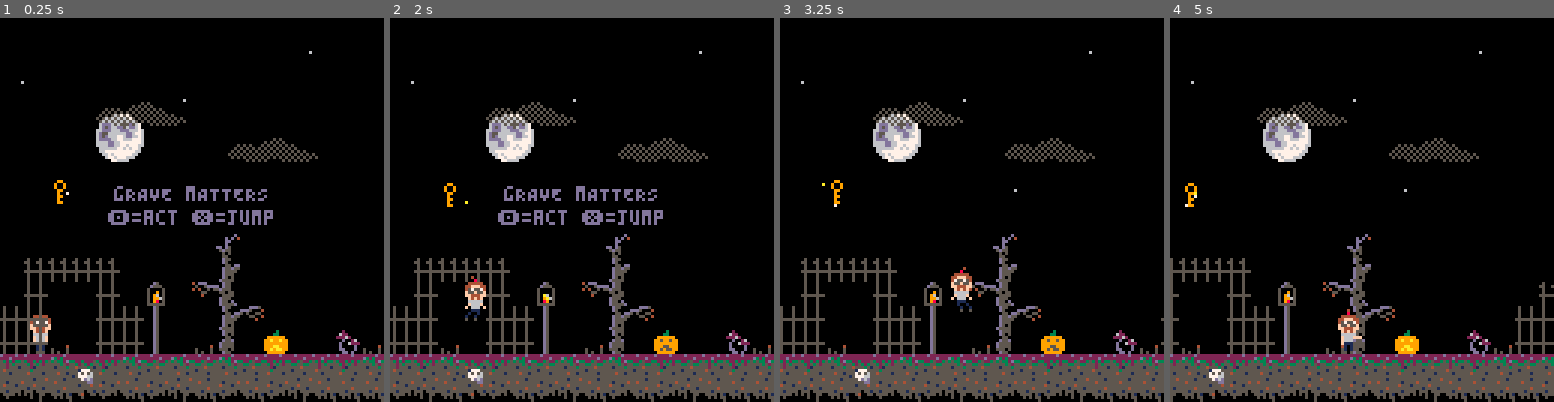
Above: before the commit, frames 1-4 (left to right).
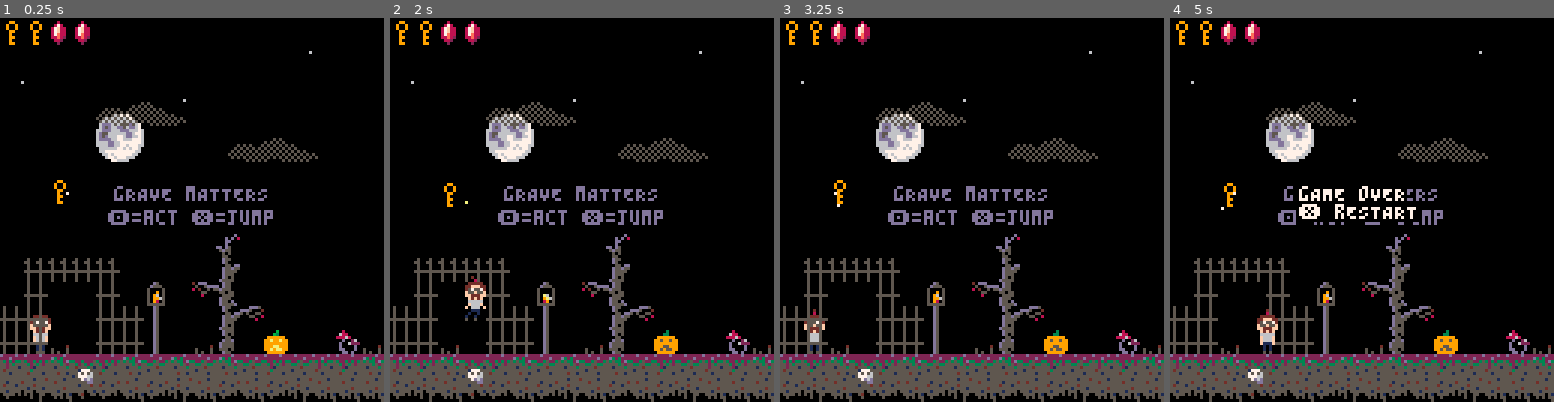
Above: after the commit, the same moments.

Repository: kallanreed/pico8_games
Game: PICO-8 cartridge grave.p8
Two runs of this game, one before a commit and one after it. Both use one fixed random seed, a clock stepped at 60 frames per second and the inputs below.
Inputs:
- Up to frame 1 (0.25 s): no input
- Up to frame 2 (2 s): tap X (X key) at 0.33, 1.07, 1.85 s; tap O (Z key) at 0.7, 1.7 s; hold Right from 1.6 s (still down)
- Up to frame 3 (3.25 s): release Right at 2.1 s; tap O (Z key) at 2.1, 2.5, 2.9 s; hold Up 2.15-2.42 s; hold Right 2.47-3.03 s; tap X (X key) at 2.97 s; hold Left from 3.08 s (still down)
- Up to frame 4 (5 s): tap O (Z key) every 0.4 s from 3.3 to 4.9 s; release Left at 3.58 s; hold Right 4.02-4.68 s; tap X (X key) at 4.08 s; hold Up from 4.73 s (still down)

The runs differ from the first frame. In frame 1, 1.0% of the frame differs, in the area x 0-100%, y 0-99%; in frame 2, 1.0%; in frame 3, 14%; in frame 4, 16%, in the area x 0-100%, y 0-100%.

Commit message:
new palette

Diff:
--- a/grave.p8
+++ b/grave.p8
@@ -290,10 +290,10 @@
 
 -- swap map tile @x,y with
 -- next sprite on the sheet
-function map_swap(x,y,rate,jit)
+function map_swap(sp,x,y,rate,jit)
  local r=rate or .5
  local j=jit or r/2
- local sp=mget(x,y)
+ local sp=sp
  local cur=1
  local fn=function(my)
   cur^^=1
@@ -312,6 +312,30 @@
 end
 
 function _init()
+ pal()
+ poke(0x5f2e,1)
+
+	-- camera tracking
+ cam_x=0
+ map_min=0
+ map_max=68*8
+
+ -- game objects
+ background={}
+ drawable={}
+ inter={} -- interactive
+ gen={} -- generators
+ part={} -- particles
+ timer={}
+
+ game={
+  game_over=
+   text(64,56,"\#0gAME oVER\n❎ rESTART")
+    :add_mod(jitter(),cam_rel()),
+  over=false,
+  ani=0, fade=0
+ }
+
  -- player state
  plr={
   sp=1, w=8, h=16,
@@ -327,23 +351,10 @@
   grabbing=false, gt=0,
   ani=0,
   items={
-   key=0,
-   gem=0
+   key=2,
+   gem=2
   }
  }
-
-	-- camera tracking
- cam_x=0
- map_min=0
- map_max=68*8
-
- -- game objects
- background={}
- drawable={}
- inter={} -- interactive
- gen={} -- generators
- part={} -- particles
- timer={}
 
  -- stars, moon, and clouds
  spr_bg(27,4,18)
@@ -356,9 +367,9 @@
  spr_bg(40,130,30,4,1,.8)
 
  -- pumpkins, lights
- add(timer, map_swap(6,11,.2))
- add(timer, map_swap(11,13))
- add(timer, map_swap(41,10))
+ add(timer, map_swap(51,6,11,.2))
+ add(timer, map_swap(35,11,13))
+ add(timer, map_swap(35,41,10))
 
  -- interactive
  add(inter, key_collectible(2,7))
@@ -388,6 +399,8 @@
 -- update
 
 function player_update()
+ if (plr.dead) return
+
  -- input
  if btn(⬅️) then
   plr.dx-=plr.acc
@@ -464,6 +477,13 @@
 end
 
 function _update()
+ if game.over
+ and btn(❎) then
+  _init()
+  return
+ end
+
+ if (btnp(⬆️)) player_die()
 
  player_update()
 
@@ -476,6 +496,12 @@
  cam_x=flr(plr.x)-56
  if (cam_x < map_min) cam_x=0
  if (cam_x > map_max-128) cam_x=map_max-128;
+end
+
+function player_die()
+ game.over=true
+ plr.dead=true
+ plr.walking=false
 end
 -->8
 -- draw
@@ -510,9 +536,25 @@
  spr(plr.sp,plr.x,plr.y,plr.w/8,plr.h/8,plr.flp)
 end
 
+function fade()
+ if t()-game.ani<.15
+ or game.fade>7 then
+  return
+ end
+
+ for c=0,15 do
+  local s,i=flr(c/8),c%8
+  pal(c,sget((14+s)*8+game.fade,7*8+i))
+ end
+
+ game.ani=t()
+ game.fade+=1
+end
+
 -- main draw loop
 function _draw()
  cls()
+
  camera(cam_x,0)
  foreach(background, do_draw)
  map(0,0,0,0,128,32,0)
@@ -531,11 +573,25 @@
 -- end
 
  -- collected items
- for i=1,plr.items.key do
-  spr(57,i*8+cam_x,0)
+ local item=0
+ for k,v in pairs(plr.items) do
+  for i=1,v do
+   local sp=0
+   if (k=="key") sp=57
+   if (k=="gem") sp=59
+   spr(sp,item*8+cam_x,1)
+   item+=1
+  end
+ end
+
+ if game.over then
+  fade()
+  game.game_over:draw()
  end
 
 -- rect(x1r,y1r,x2r,y2r,7)
+
+ pal({1,2,3,132,5,6,7,136,9,135,139,140,13,142,15},1)
 end
 -->8
 -- collision
Not shown, changed: 33 lines of the sprite sheet (__gfx__) section of grave.p8
